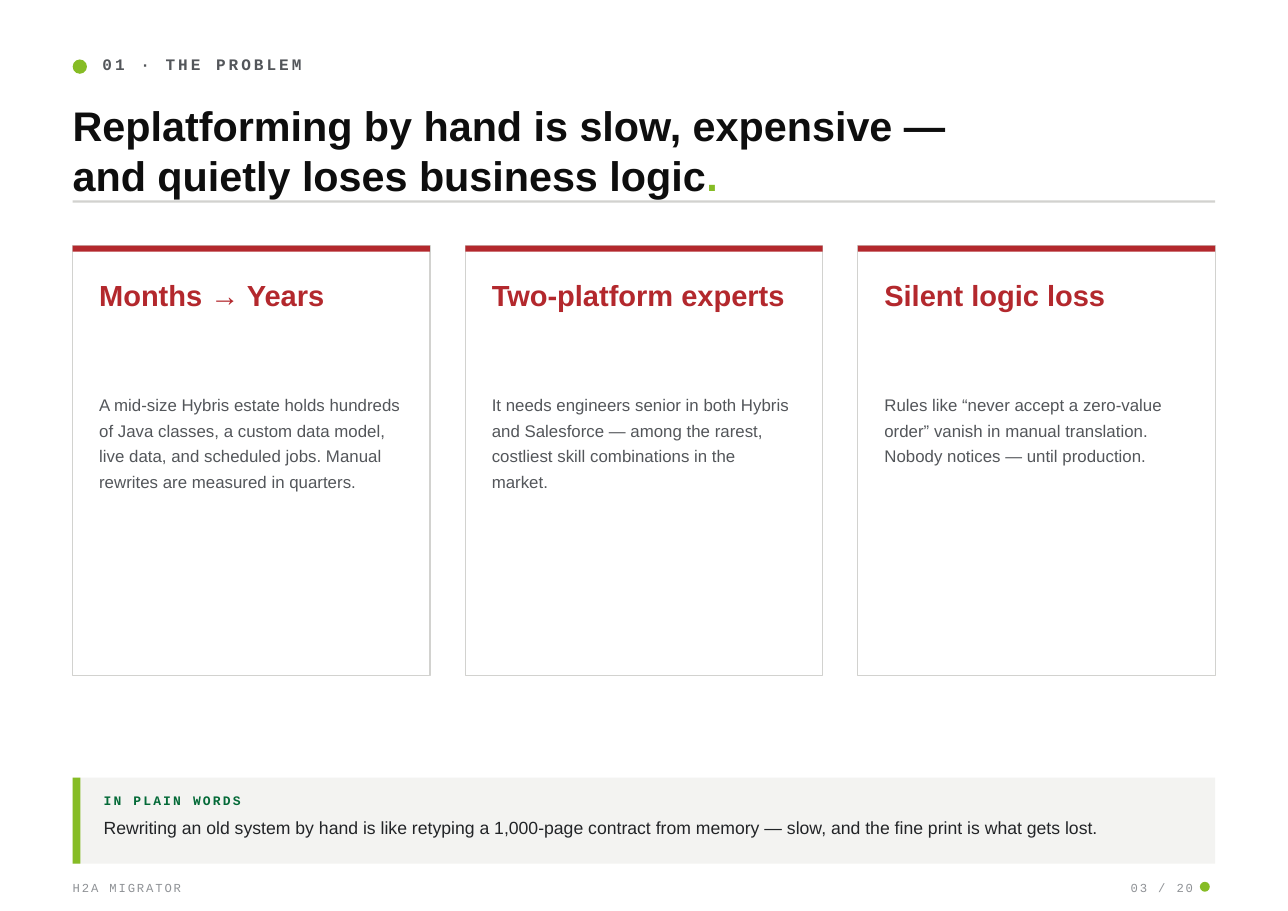
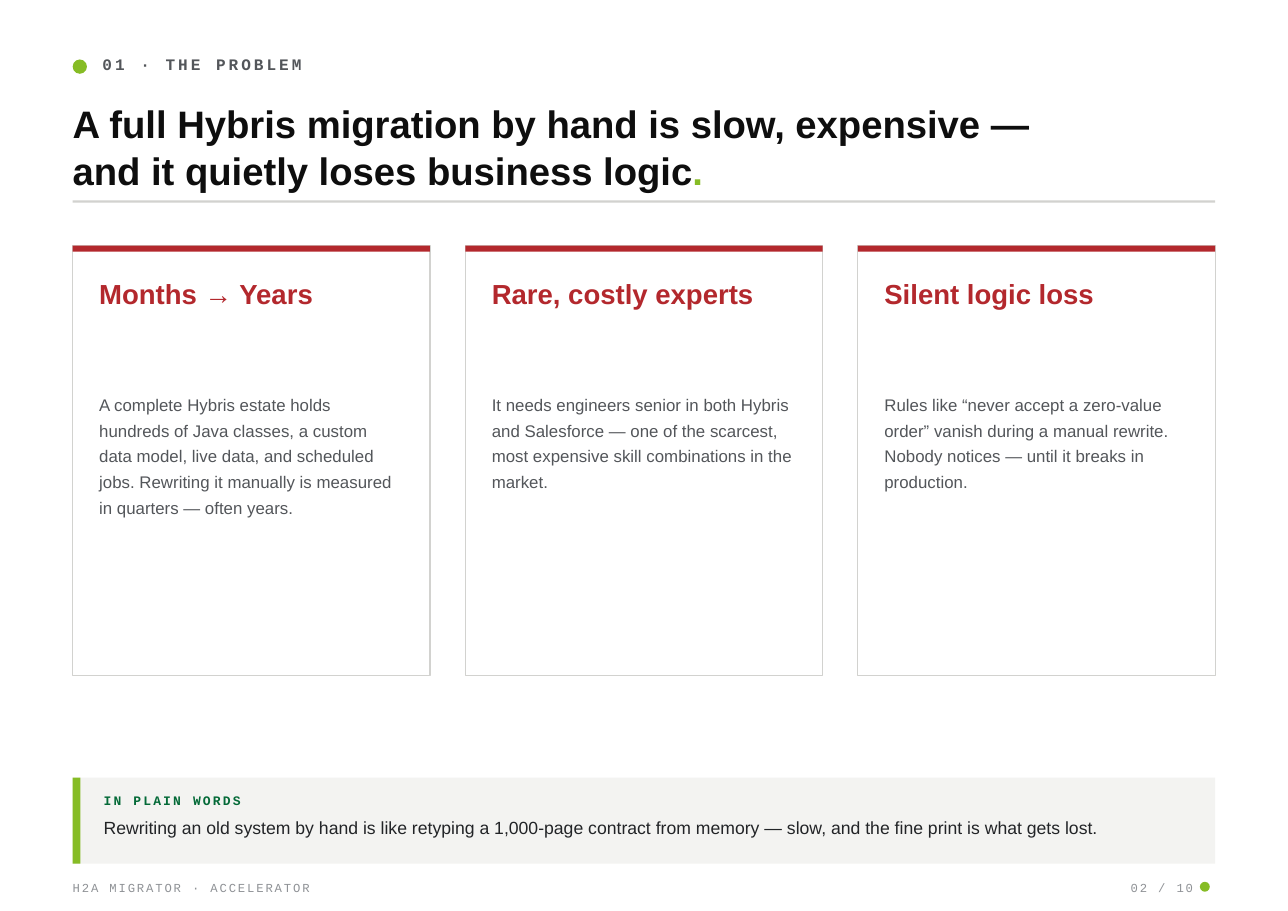
Before and after one commit to Vikaschd04/SAP_Salesforce_Migrator, a slide deck: slide 2 of docs/DEMO_DECK.pptx (slide 3 before the commit). Drawn at 1288x911 pixels with LibreOffice and Linux fonts; fonts in the diff are those of the drawing. Boxes give left, top, right and bottom in pixels: in the first picture for what was removed or moved away, otherwise in the second. Text is boxed around its words. In the diff, an @@ line names an element or a change of style, - is before the commit and + after.

Commit message:
refactor: update H2A Migrator deck generation script to a 10-slide executive accelerator format and remove obsolete PDF.

```diff
--- a/docs/DEMO_DECK.pptx
+++ b/docs/DEMO_DECK.pptx
@@ text at [73, 110, 980, 192]: text changed; size 27 to 25 pt @@
-Replatforming by hand is slow, expensive —
-and quietly loses business logic.
+A full Hybris migration by hand is slow, expensive —
+and it quietly loses business logic.
@@ text "Months → Years" at [99, 284, 313, 305]: size 19 to 18 pt @@
@@ text at [492, 284, 753, 310]: text changed; size 19 to 18 pt @@
-Two-platform experts
+Rare, costly experts
@@ text "Silent logic loss" at [884, 284, 1094, 310]: size 19 to 18 pt @@
@@ text at [99, 399, 392, 518]: text changed @@
-A mid-size Hybris estate holds hundreds of Java classes, a custom data model, live data, and scheduled jobs. Manual rewrites are measured in quarters.
+A complete Hybris estate holds hundreds of Java classes, a custom data model, live data, and scheduled jobs. Rewriting it manually is measured in quarters — often years.
@@ text at [492, 399, 791, 488]: text changed @@
-It needs engineers senior in both Hybris and Salesforce — among the rarest, costliest skill combinations in the market.
+It needs engineers senior in both Hybris and Salesforce — one of the scarcest, most expensive skill combinations in the market.
@@ text at [884, 399, 1168, 492]: text changed @@
-Rules like “never accept a zero-value order” vanish in manual translation. Nobody notices — until production.
+Rules like “never accept a zero-value order” vanish during a manual rewrite. Nobody notices — until it breaks in production.
@@ text at [73, 884, 309, 892]: text changed @@
-H2A MIGRATOR
+H2A MIGRATOR · ACCELERATOR
@@ text at [1131, 884, 1194, 892]: text changed @@
-03 / 20
+02 / 10
```
Also in this commit, not shown: 9 other slides changed, 10 slides removed, 4 other files.
